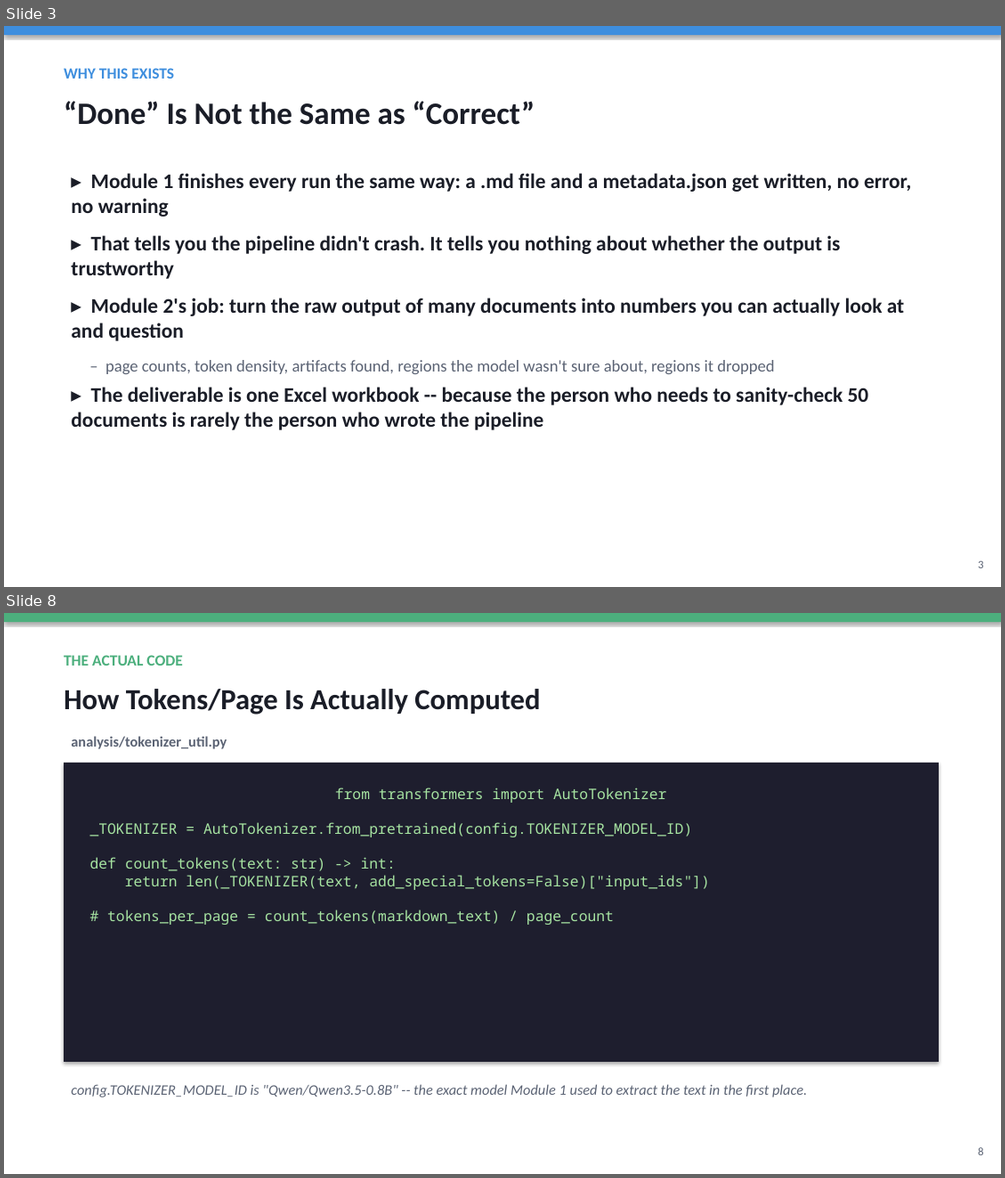
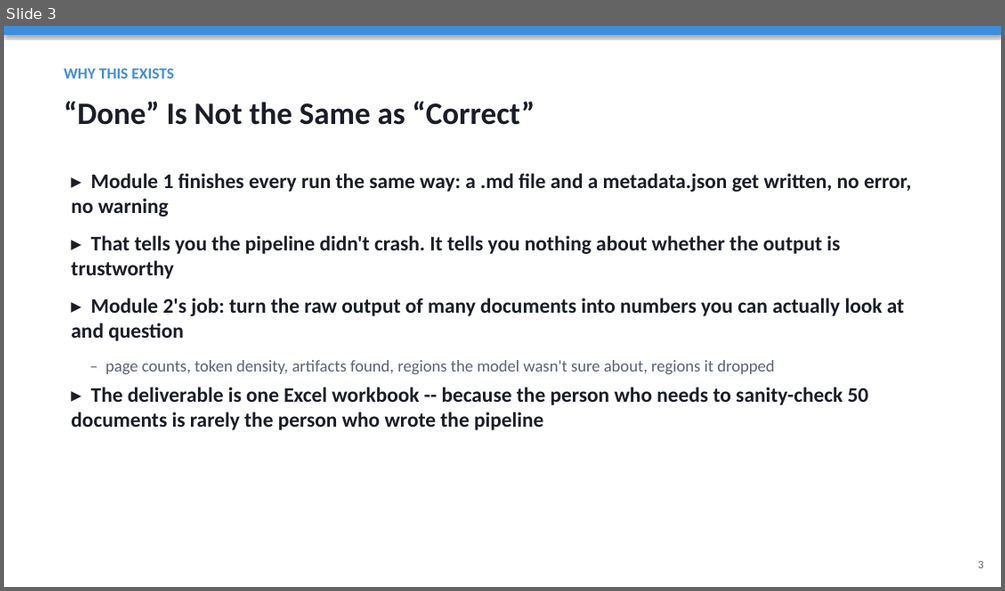
Before and after one commit to HITTESH2003/TRAINING, a slide deck: 2. ANALYSIS/Analysis_Module_Overview.pptx. Shown one above the other, each under a label of ours: slides 3 and 8 before the commit, slide 3 after it; the slides between them are not shown. The pictures are 1005x1178 and 1005x591 pixels, drawn with LibreOffice and Linux fonts; fonts in the diff are those of the drawing. Boxes give left, top, right and bottom in pixels: in the first picture for what was removed or moved away, otherwise in the second. Text is boxed around its words. In the diff, an @@ line names an element or a change of style, - is before the commit and + after.

```diff
--- a/2. ANALYSIS/Analysis_Module_Overview.pptx
+++ b/2. ANALYSIS/Analysis_Module_Overview.pptx
@@ slide 8 removed at box(4, 613, 1001, 1174), background #FFFFFF @@
@@ rectangle removed at box(4, 613, 1001, 622) @@
@@ text removed at box(64, 655, 182, 666) @@
-THE ACTUAL CODE
@@ text removed at box(64, 689, 540, 714) @@
-How Tokens/Page Is Actually Computed
@@ text removed at box(71, 736, 226, 749) @@
-analysis/tokenizer_util.py
@@ rectangle removed at box(64, 763, 938, 1062) @@
-from transformers import AutoTokenizer
-_TOKENIZER = AutoTokenizer.from_pretrained(config.TOKENIZER_MODEL_ID)
-def count_tokens(text: str) -> int:
-return len(_TOKENIZER(text, add_special_tokens=False)["input_ids"])
-# tokens_per_page = count_tokens(markdown_text) / page_count
@@ text removed at box(71, 1084, 807, 1097) @@
-config.TOKENIZER_MODEL_ID is "Qwen/Qwen3.5-0.8B" -- the exact model Module 1 used to extract the text in the first place.
@@ text removed at box(978, 1147, 983, 1155) @@
-8
```
Also in this commit, not shown: 10 slides changed, 1 slide added, 4 other slides removed, 1 other file.
